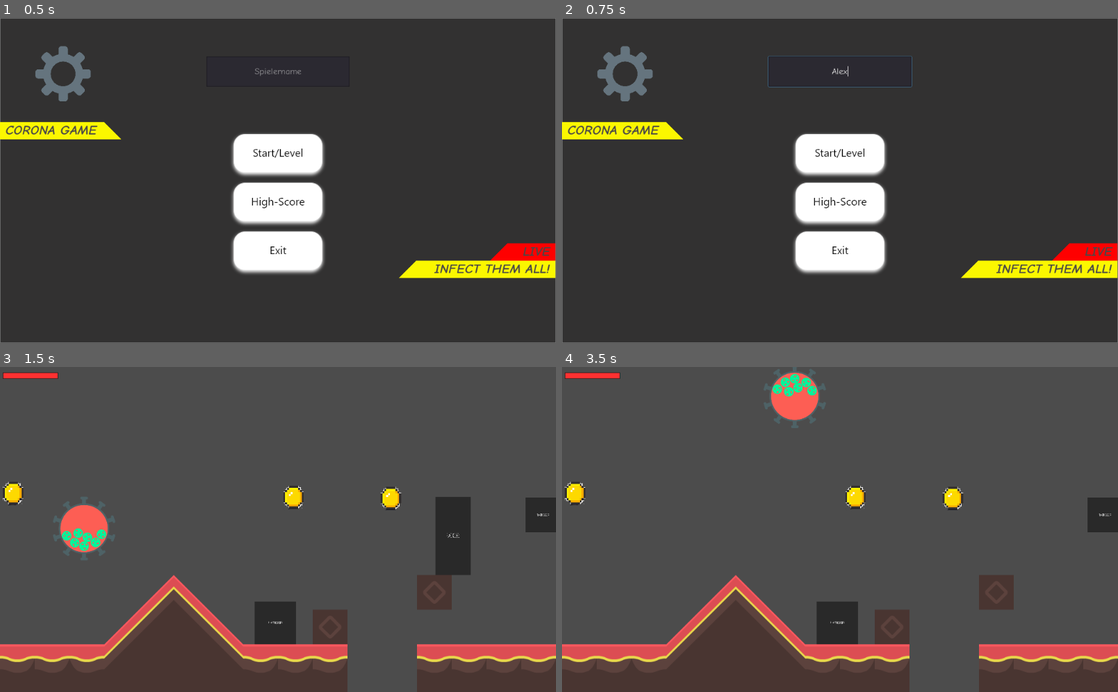
Above: before the commit, frames 1-4 (two rows, left to right).
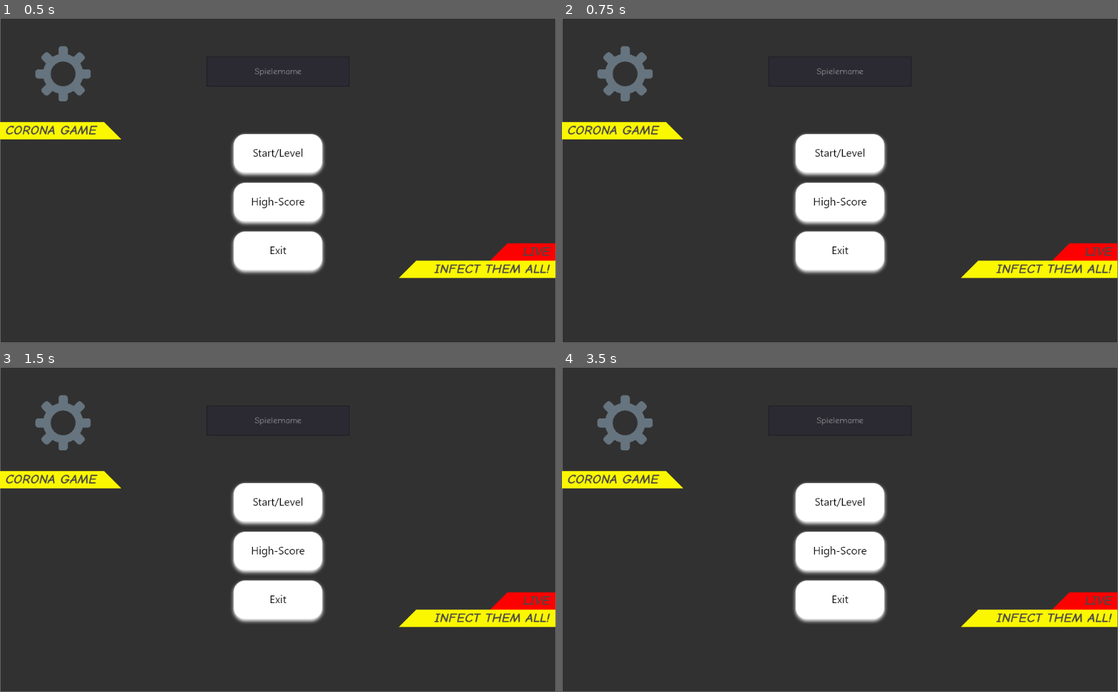
Above: after the commit, the same moments.

Repository: INF19IT2/2d-Jump-n-Run-SE
Game: Godot game, scene res://Scenes/MainScene/MainScene.tscn
Two runs of this game, one before a commit and one after it. Both use one fixed random seed, a clock stepped at 60 frames per second and the inputs below. The engine's default icon, where the game draws it, is replaced by a stand-in: a white triangle on a blue panel in a dark square.
Inputs (mouse positions are in pixels of both pictures, inside the frame that each line leads up to):
- Up to frame 1 (0.5 s): no input
- Up to frame 2 (0.75 s): click (840, 70) at 0.52 s; type "Alex" at 0.6 s
- Up to frame 3 (1.5 s): click (278, 503) at 1.25 s
- Up to frame 4 (3.5 s): click (840, 503) at 2.02 s; tap Enter (shoot) at 2.75 s; hold D (move_right) from 2.78 s (still down); hold Shift (running) from 2.78 s (still down); tap W (move_up) at 3.02 s

Frame 1 is identical in both runs. In frame 2, 0.3% of the frame differs, in the area x 37-63%, y 11-22%; in frame 3, 87%; in frame 4, 88%, in the area x 0-100%, y 0-100%.

Commit message:
Fixed resizing for the live and infect label

Diff:
--- a/2d-Jump-n-Run-SE/Scenes/MainScene/MainScene.tscn
+++ b/2d-Jump-n-Run-SE/Scenes/MainScene/MainScene.tscn
@@ -19,28 +19,28 @@
 default_font = SubResource( 1 )
 RichTextLabel/icons/TextLabels = null
 
+[sub_resource type="StyleBoxFlat" id=8]
+content_margin_right = 10.0
+bg_color = Color( 1, 0, 0, 1 )
+
+[sub_resource type="DynamicFont" id=4]
+size = 25
+font_data = ExtResource( 10 )
+
+[sub_resource type="DynamicFont" id=5]
+font_data = ExtResource( 9 )
+
+[sub_resource type="DynamicFont" id=6]
+font_data = ExtResource( 11 )
+
+[sub_resource type="DynamicFont" id=7]
+font_data = ExtResource( 8 )
+
 [sub_resource type="StyleBoxFlat" id=3]
 content_margin_left = 10.0
 content_margin_right = 10.0
 bg_color = Color( 0.988235, 0.972549, 0, 1 )
 expand_margin_left = 10.0
-
-[sub_resource type="DynamicFont" id=6]
-size = 25
-font_data = ExtResource( 10 )
-
-[sub_resource type="DynamicFont" id=7]
-font_data = ExtResource( 9 )
-
-[sub_resource type="DynamicFont" id=4]
-font_data = ExtResource( 11 )
-
-[sub_resource type="DynamicFont" id=5]
-font_data = ExtResource( 8 )
-
-[sub_resource type="StyleBoxFlat" id=8]
-content_margin_right = 10.0
-bg_color = Color( 1, 0, 0, 1 )
 
 [node name="MainScene" type="TextureRect"]
 anchor_right = 1.0
@@ -129,21 +129,53 @@
 "_edit_use_anchors_": false
 }
 
-[node name="InfectLabel" type="Polygon2D" parent="."]
+[node name="LabelsContainer" type="AspectRatioContainer" parent="."]
+anchor_left = 1.0
+anchor_top = 0.996
+anchor_right = 1.0
+anchor_bottom = 0.996
+margin_left = -1024.0
+margin_top = -597.6
+margin_bottom = 2.39996
+__meta__ = {
+"_edit_use_anchors_": false
+}
+
+[node name="Live" type="Polygon2D" parent="LabelsContainer"]
+position = Vector2( 1022, 448 )
+color = Color( 1, 0, 0, 1 )
+polygon = PoolVector2Array( 1, 0, 1, -32, -87, -32, -119, 0 )
+
+[node name="LiveLabel" type="RichTextLabel" parent="LabelsContainer/Live"]
+margin_left = -87.0
+margin_top = -32.0
+margin_right = 1.0
+custom_styles/normal = SubResource( 8 )
+custom_fonts/bold_italics_font = SubResource( 4 )
+custom_fonts/italics_font = SubResource( 5 )
+custom_fonts/bold_font = SubResource( 6 )
+custom_fonts/normal_font = SubResource( 7 )
+custom_colors/default_color = Color( 0.294118, 0.286275, 0.286275, 1 )
+bbcode_enabled = true
+bbcode_text = "[right][b][i]LIVE[/i][/b][/right]"
+text = "LIVE"
+__meta__ = {
+"_edit_use_anchors_": false
+}
+
+[node name="InfectLabel" type="Polygon2D" parent="LabelsContainer"]
 position = Vector2( 1022.62, 478 )
 color = Color( 0.988235, 0.972549, 0, 1 )
 polygon = PoolVector2Array( 0, 2, -288, 2, -256, -30, 0, -30, 0, -14 )
 
-[node name="INFECTLabel" type="RichTextLabel" parent="InfectLabel"]
-anchor_right = 1.0
-anchor_bottom = 1.0
+[node name="INFECTLabel" type="RichTextLabel" parent="LabelsContainer/InfectLabel"]
 margin_left = -255.0
 margin_top = -30.0
 custom_styles/normal = SubResource( 3 )
-custom_fonts/bold_italics_font = SubResource( 6 )
-custom_fonts/italics_font = SubResource( 7 )
-custom_fonts/bold_font = SubResource( 4 )
-custom_fonts/normal_font = SubResource( 5 )
+custom_fonts/bold_italics_font = SubResource( 4 )
+custom_fonts/italics_font = SubResource( 5 )
+custom_fonts/bold_font = SubResource( 6 )
+custom_fonts/normal_font = SubResource( 7 )
 custom_colors/default_color = Color( 0.294118, 0.286275, 0.286275, 1 )
 bbcode_enabled = true
 bbcode_text = "[right][b][i]INFECT THEM ALL![/i][/b][right]"
@@ -153,30 +185,6 @@
 "_edit_use_anchors_": false
 }
 
-[node name="Node" type="Node" parent="."]
-
-[node name="Live" type="Polygon2D" parent="."]
-position = Vector2( 1022, 448 )
-color = Color( 1, 0, 0, 1 )
-polygon = PoolVector2Array( 1, 0, 1, -32, -87, -32, -119, 0 )
-
-[node name="LiveLabel" type="RichTextLabel" parent="Live"]
-margin_left = -87.0
-margin_top = -32.0
-margin_right = 1.0
-custom_styles/normal = SubResource( 8 )
-custom_fonts/bold_italics_font = SubResource( 6 )
-custom_fonts/italics_font = SubResource( 7 )
-custom_fonts/bold_font = SubResource( 4 )
-custom_fonts/normal_font = SubResource( 5 )
-custom_colors/default_color = Color( 0.294118, 0.286275, 0.286275, 1 )
-bbcode_enabled = true
-bbcode_text = "[right][b][i]LIVE[/i][/b][/right]"
-text = "LIVE"
-__meta__ = {
-"_edit_use_anchors_": false
-}
-
 [node name="Game" type="Polygon2D" parent="."]
 position = Vector2( 0, 192 )
 color = Color( 0.988235, 0.972549, 0, 1 )
Not shown: 1 places in 2d-Jump-n-Run-SE/Scenes/MainScene/MainScene.tscn that only renumber resources
